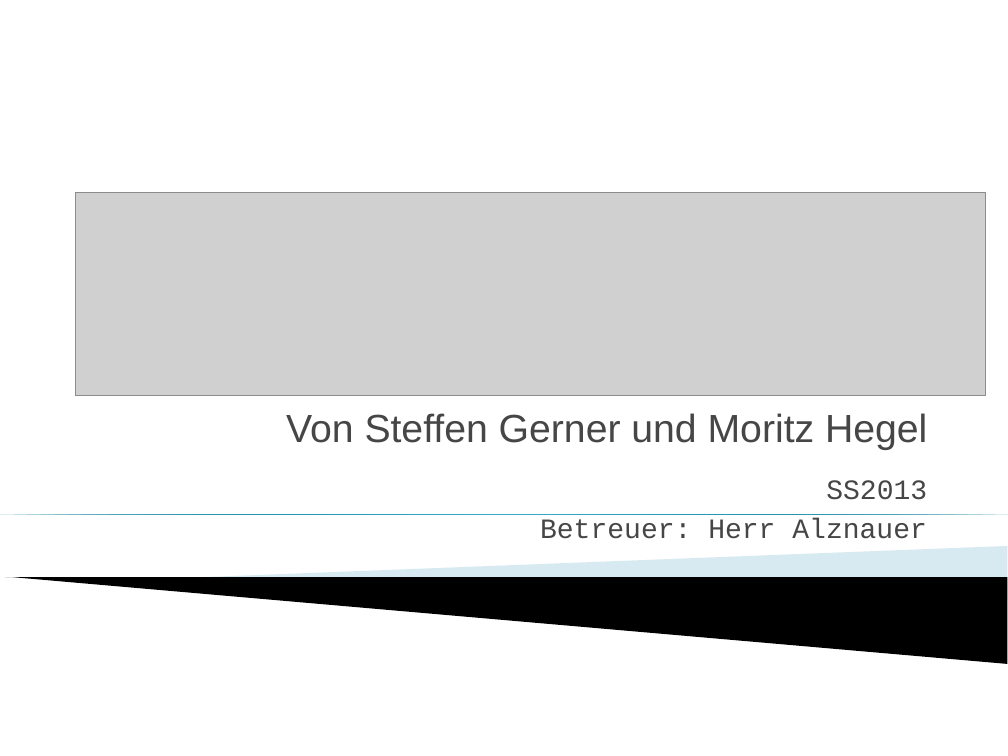
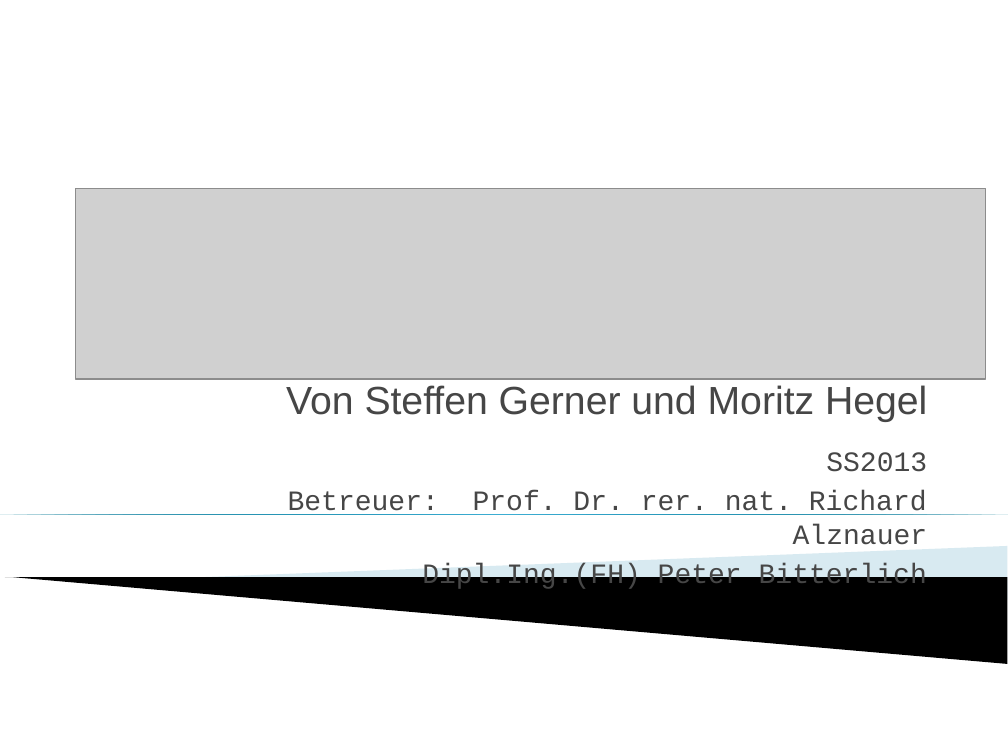
Before and after one commit to Rabbit2Clone/LegoMinigolfV1, a slide deck: slide 1 of Minigolf_mit_Lego_Mindstorms.ppt. Drawn at 1008x756 pixels with LibreOffice and Linux fonts; fonts in the diff are those of the drawing; grey boxes stand for pictures; background and template pictures are left out. Boxes give left, top, right and bottom in pixels: in the first picture for what was removed or moved away, otherwise in the second. Text is boxed around its words. In the diff, an @@ line names an element or a change of style, - is before the commit and + after.

```diff
--- a/Minigolf_mit_Lego_Mindstorms.ppt
+++ b/Minigolf_mit_Lego_Mindstorms.ppt
@@ picture resized from (x1=76, y1=193, x2=986, y2=395) to (x1=76, y1=188, x2=986, y2=379) @@
@@ subtitle "Von Steffen Gerner und Moritz ..." moved from (x1=286, y1=413, x2=927, y2=539) to (x1=286, y1=385, x2=928, y2=591) @@
@@ subtitle at (x1=288, y1=490, x2=928, y2=591): text changed @@
-Betreuer: Herr Alznauer
+Betreuer: Prof. Dr. rer. nat. Richard Alznauer
+Dipl.Ing.(FH) Peter Bitterlich
```
Also in this commit, not shown: 2 other slides changed, 6 slides added, 3 other files.
